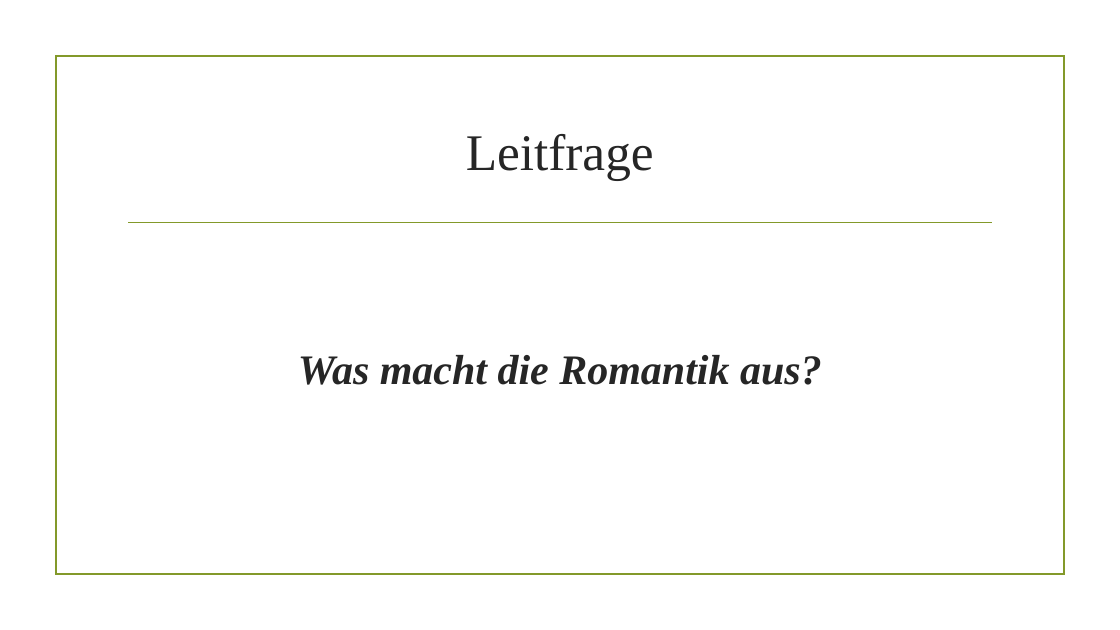
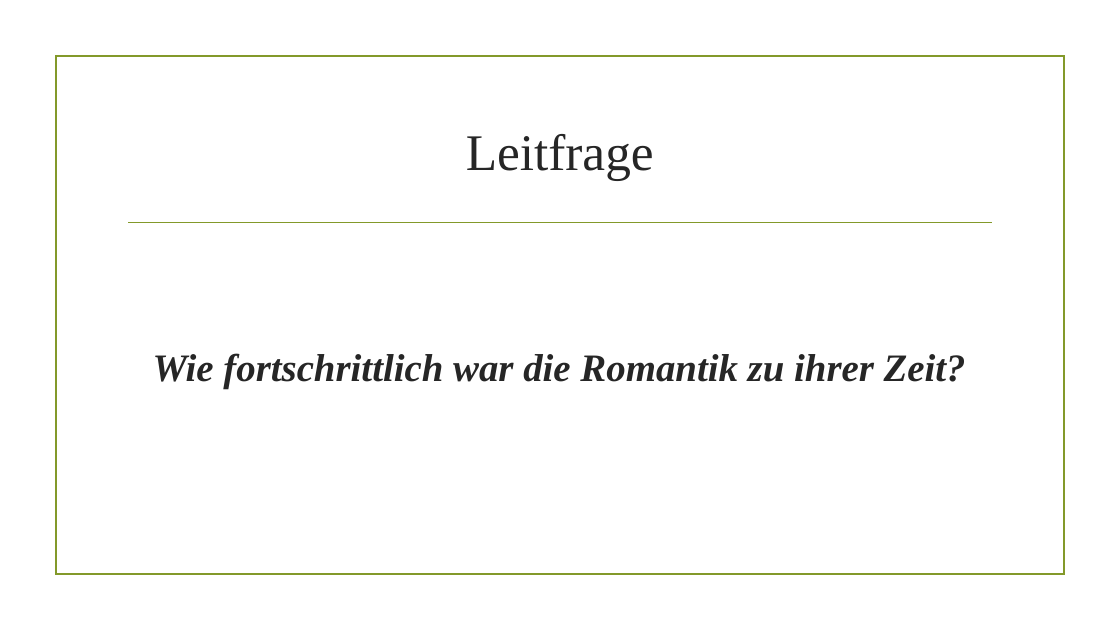
Before and after one commit to AkazeX/Schule, a slide deck: slide 3 of BM/Deutsch/Romantik/Romantik.pptx. Drawn at 1120x630 pixels with LibreOffice and Linux fonts; fonts in the diff are those of the drawing; background and template pictures are left out. Boxes give left, top, right and bottom in pixels: in the first picture for what was removed or moved away, otherwise in the second. Text is boxed around its words. In the diff, an @@ line names an element or a change of style, - is before the commit and + after.

Commit message:
romantik update

```diff
--- a/BM/Deutsch/Romantik/Romantik.pptx
+++ b/BM/Deutsch/Romantik/Romantik.pptx
@@ text at box(153, 353, 966, 389): text changed; size 36 to 33.3 pt @@
-Was macht die Romantik aus?
+Wie fortschrittlich war die Romantik zu ihrer Zeit?
```
Also in this commit, not shown: 2 other slides changed, 1 other file.
